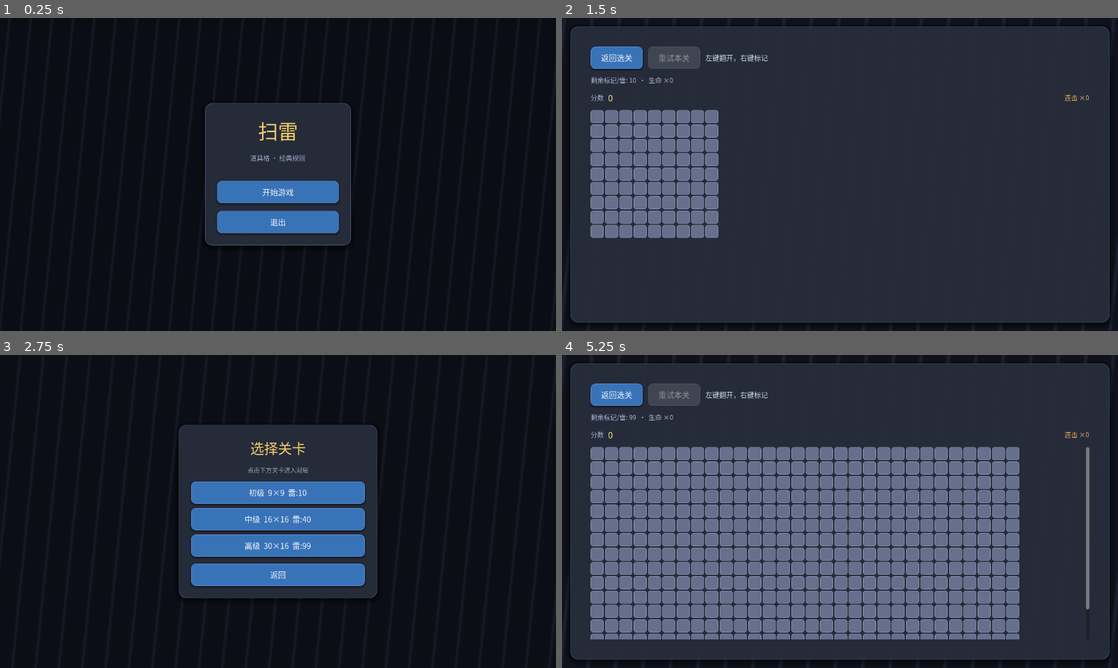
Above: before the commit, frames 1-4 (two rows, left to right).
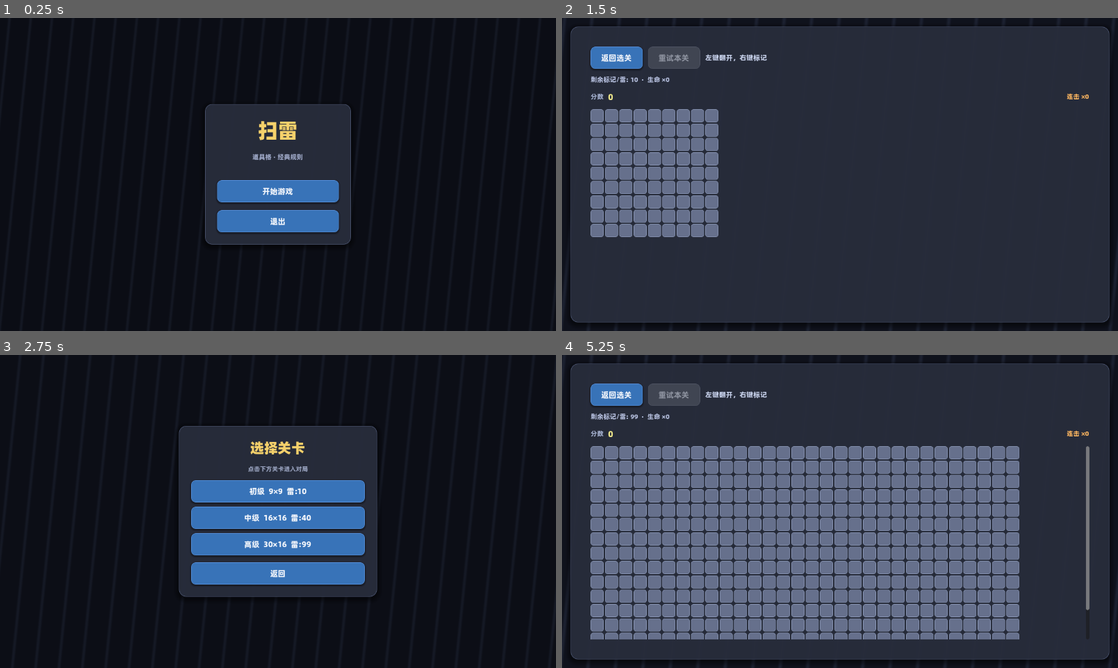
Above: after the commit, the same moments.

Repository: WXC-HUB/GoDotSolei
Game: Godot game, scene res://scenes/MainMenu.tscn
The game is run twice, just before and just after one commit, with the same random seed, the same clock (stepped at 60 frames per second) and the same inputs.
Inputs (mouse positions are in pixels of both pictures, inside the frame that each line leads up to; where the layout moved, square brackets give the same spot in the first picture):
- Up to frame 1 (0.25 s): no input
- Up to frame 2 (1.5 s): click "开始游戏" at 0.5 s; click "初级 9×9 雷:10" at 1.25 s
- Up to frame 3 (2.75 s): click "返回选关" at 2 s
- Up to frame 4 (5.25 s): click "中级 16×16 雷:40" at 2.75 s; click (595, 452) [595, 455] at 3.5 s; click "返回选关" at 4.25 s; click "高级 30×16 雷:99" at 5 s

The runs differ from the first frame. In frame 1, 1.1% of the frame differs, in the area x 36-64%, y 27-73%; in frame 2, 2.0%; in frame 3, 2.9%; in frame 4, 7.9%, in the area x 5-95%, y 11-90%.

Commit message:
修复字体丢失：恢复打包 FontFile、补回 TTF、标题用 Black
Made-with: Cursor

Diff:
--- a/autoload/run_config.gd
+++ b/autoload/run_config.gd
@@ -1,16 +1,15 @@
 extends Node
 
-## 可选：将授权字体放到 res://fonts/ 后在此填写路径，会设为 ThemeDB.fallback_font（优先于内置 SystemFont 回退）。
-const OPTIONAL_BUNDLED_UI_FONT := ""
+## 与 themes/app_theme.tres 一致：打包字体，Web/CI 无系统中文轮廓时仍正常显示。
+const BUNDLED_UI_FONT := "res://fonts/ALIBABAPUHUITI-3-105-HEAVY.TTF"
 
 ## 关卡在 LevelCatalog 中的下标，由选关页写入、游戏页读取。
 var selected_level_index: int = 0
 
 
 func _ready() -> void:
-	# 全局回退：Web/动态控件在无主题字体时仍能解析中文；若仓库内自带 TTF 则优先用文件（便于与 CI 一致）。
-	if OPTIONAL_BUNDLED_UI_FONT != "" and ResourceLoader.exists(OPTIONAL_BUNDLED_UI_FONT):
-		var f: Variant = load(OPTIONAL_BUNDLED_UI_FONT)
+	if ResourceLoader.exists(BUNDLED_UI_FONT):
+		var f: Variant = load(BUNDLED_UI_FONT)
 		if f is Font:
 			ThemeDB.fallback_font = f
 			return
--- a/scenes/LevelSelect.tscn
+++ b/scenes/LevelSelect.tscn
@@ -1,7 +1,8 @@
-[gd_scene load_steps=3 format=3 uid="uid://levelselect1"]
+[gd_scene load_steps=4 format=3 uid="uid://levelselect1"]
 
 [ext_resource type="Theme" path="res://themes/app_theme.tres" id="1_theme"]
 [ext_resource type="Script" path="res://scripts/level_select.gd" id="2_script"]
+[ext_resource type="FontFile" path="res://fonts/ALIBABAPUHUITI-3-115-BLACK.TTF" id="3_title_font"]
 
 [node name="LevelSelect" type="Control"]
 layout_mode = 3
@@ -50,6 +51,7 @@
 
 [node name="Title" type="Label" parent="Center/Card/VBox"]
 layout_mode = 2
+theme_override_fonts/font = ExtResource("3_title_font")
 theme_override_font_sizes/font_size = 32
 theme_override_colors/font_color = Color(0.96, 0.82, 0.42, 1)
 text = "选择关卡"
--- a/scenes/MainMenu.tscn
+++ b/scenes/MainMenu.tscn
@@ -1,7 +1,8 @@
-[gd_scene load_steps=3 format=3 uid="uid://mainmenu01"]
+[gd_scene load_steps=4 format=3 uid="uid://mainmenu01"]
 
 [ext_resource type="Theme" path="res://themes/app_theme.tres" id="1_theme"]
 [ext_resource type="Script" path="res://scripts/main_menu.gd" id="2_script"]
+[ext_resource type="FontFile" path="res://fonts/ALIBABAPUHUITI-3-115-BLACK.TTF" id="3_title_font"]
 
 [node name="MainMenu" type="Control"]
 layout_mode = 3
@@ -50,6 +51,7 @@
 
 [node name="Title" type="Label" parent="Center/Card/VBox"]
 layout_mode = 2
+theme_override_fonts/font = ExtResource("3_title_font")
 theme_override_font_sizes/font_size = 46
 theme_override_colors/font_color = Color(0.96, 0.82, 0.42, 1)
 text = "扫雷"
--- a/themes/app_theme.tres
+++ b/themes/app_theme.tres
@@ -1,15 +1,6 @@
 [gd_resource type="Theme" load_steps=7 format=3 uid="uid://apptheme01"]
 
-[sub_resource type="SystemFont" id="SystemFont_ui"]
-font_names = PackedStringArray("Microsoft YaHei UI", "Microsoft YaHei", "PingFang SC", "Noto Sans CJK SC", "Noto Sans SC", "Source Han Sans SC", "Segoe UI", "sans-serif")
-subpixel_positioning = 1
-multichannel_signed_distance_field = false
-generate_mipmaps = false
-force_autohinter = false
-hinting = 1
-font_weight = 500
-font_stretch = 100
-font_italic = false
+[ext_resource type="FontFile" path="res://fonts/ALIBABAPUHUITI-3-105-HEAVY.TTF" id="1_ui_font"]
 
 [sub_resource type="StyleBoxFlat" id="StyleBoxFlat_btn_normal"]
 content_margin_left = 20.0
@@ -101,9 +92,9 @@
 shadow_offset = Vector2(0, 4)
 
 [resource]
-default_font = SubResource("SystemFont_ui")
+default_font = ExtResource("1_ui_font")
 default_font_size = 17
-Button/fonts/font = SubResource("SystemFont_ui")
+Button/fonts/font = ExtResource("1_ui_font")
 Button/colors/font_color = Color(0.96, 0.97, 0.99, 1)
 Button/colors/font_hover_color = Color(1, 1, 1, 1)
 Button/colors/font_pressed_color = Color(0.88, 0.92, 0.98, 1)
@@ -113,7 +104,7 @@
 Button/styles/hover = SubResource("StyleBoxFlat_btn_hover")
 Button/styles/pressed = SubResource("StyleBoxFlat_btn_pressed")
 Button/styles/disabled = SubResource("StyleBoxFlat_btn_disabled")
-Label/fonts/font = SubResource("SystemFont_ui")
+Label/fonts/font = ExtResource("1_ui_font")
 Label/colors/font_color = Color(0.9, 0.91, 0.94, 1)
 Label/font_sizes/font_size = 17
 PanelContainer/styles/panel = SubResource("StyleBoxFlat_panel")
Not shown, changed: fonts/README.txt
Not shown, changed: README.md
